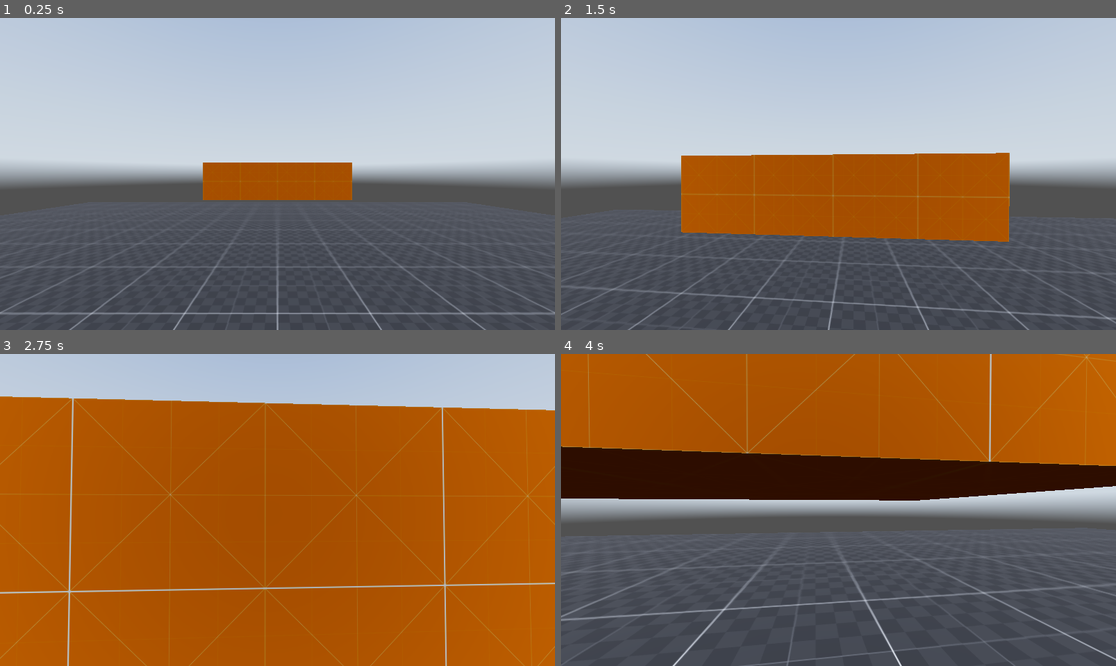
Above: before the commit, frames 1-4 (two rows, left to right).
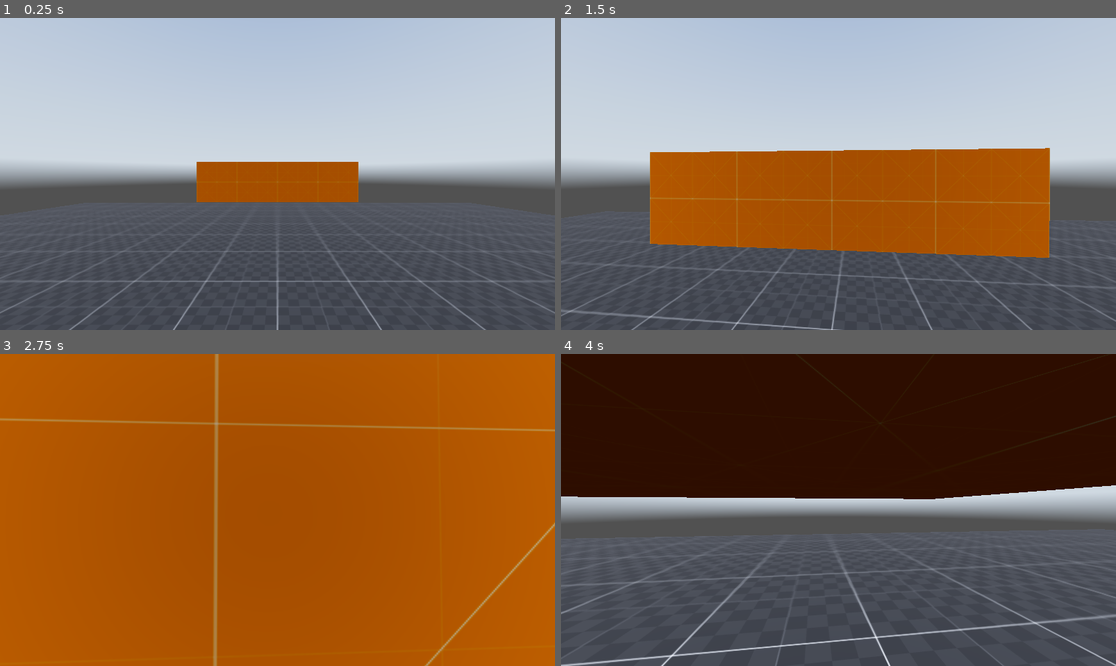
Above: after the commit, the same moments.

Repository: brubster/wolfspider
Game: Godot game, scene res://prototype.tscn
Two runs of this game, one before a commit and one after it. Both use one fixed random seed, a clock stepped at 60 frames per second and the inputs below. The engine's default icon, where the game draws it, is replaced by a stand-in: a white triangle on a blue panel in a dark square. A sky picture missing from this copy of the repository is replaced by a grey-blue gradient.
Inputs (mouse positions are in pixels of both pictures, inside the frame that each line leads up to):
- Up to frame 1 (0.25 s): no input
- Up to frame 2 (1.5 s): tap Enter at 0.5 s; move the mouse to (866, 174) at 0.52 s; hold C (crouch) 0.53-1.28 s; hold W (move_forward) from 0.53 s (still down); tap Space (jump) at 0.77 s; move the mouse to (810, 174) at 1.27 s; tap C (crouch) at 1.35 s
- Up to frame 3 (2.75 s): keep holding W (move_forward); tap Space (jump) at 1.52 s; move the mouse to (288, 503) at 2.02 s; hold Shift (sprint) from 2.03 s (still down); tap C (crouch) at 2.3 s
- Up to frame 4 (4 s): keep holding W (move_forward); move the mouse to (832, 516) at 2.77 s; release Shift (sprint) at 2.78 s; tap C (crouch) at 2.85 s; tap Space (jump) at 3.02, 3.77 s; move the mouse to (877, 513) at 3.52 s; hold C (crouch) from 3.53 s (still down)

The runs differ from the first frame. In frame 1, 1.9% of the frame differs, in the area x 0-100%, y 46-96%; in frame 2, 10%; in frame 3, 19%; in frame 4, 36%, in the area x 0-100%, y 0-100%.

Commit message:
Remove CrouchAnimationPlayer, fix bug where not holding crouch under an overhang allowed full walking speed

Diff:
--- a/src/player/player.gd
+++ b/src/player/player.gd
@@ -231,6 +231,6 @@
 
 
 func get_max_speed_ground() -> float:  # TODO: can this design be improved?
-	if Input.is_action_pressed(&"crouch"):
+	if _crouch_state != CrouchState.STANDING:
 		return MAX_VELOCITY_CROUCH
 	return MAX_VELOCITY_SPRINT if _wish_sprint else MAX_VELOCITY_WALK
--- a/src/player/player.tscn
+++ b/src/player/player.tscn
@@ -19,132 +19,6 @@
 [sub_resource type="CylinderShape3D" id="CylinderShape3D_g1dw6"]
 height = 0.8
 
-[sub_resource type="Animation" id="Animation_yw30f"]
-length = 0.001
-tracks/0/type = "value"
-tracks/0/imported = false
-tracks/0/enabled = true
-tracks/0/path = NodePath("Collider:shape:height")
-tracks/0/interp = 1
-tracks/0/loop_wrap = true
-tracks/0/keys = {
-"times": PackedFloat32Array(0),
-"transitions": PackedFloat32Array(1),
-"update": 0,
-"values": [1.6]
-}
-tracks/1/type = "value"
-tracks/1/imported = false
-tracks/1/enabled = true
-tracks/1/path = NodePath("Collider:position")
-tracks/1/interp = 1
-tracks/1/loop_wrap = true
-tracks/1/keys = {
-"times": PackedFloat32Array(0),
-"transitions": PackedFloat32Array(1),
-"update": 0,
-"values": [Vector3(0, 0.8, 0)]
-}
-tracks/2/type = "value"
-tracks/2/imported = false
-tracks/2/enabled = true
-tracks/2/path = NodePath("CameraPosition:position")
-tracks/2/interp = 1
-tracks/2/loop_wrap = true
-tracks/2/keys = {
-"times": PackedFloat32Array(0),
-"transitions": PackedFloat32Array(1),
-"update": 0,
-"values": [Vector3(0, 1.5, 0)]
-}
-
-[sub_resource type="Animation" id="Animation_qjkh3"]
-resource_name = "crouch_air"
-length = 0.1
-tracks/0/type = "value"
-tracks/0/imported = false
-tracks/0/enabled = true
-tracks/0/path = NodePath("Collider:shape:height")
-tracks/0/interp = 1
-tracks/0/loop_wrap = true
-tracks/0/keys = {
-"times": PackedFloat32Array(0, 0.1),
-"transitions": PackedFloat32Array(1, 1),
-"update": 0,
-"values": [1.6, 0.8]
-}
-tracks/1/type = "value"
-tracks/1/imported = false
-tracks/1/enabled = true
-tracks/1/path = NodePath("Collider:position")
-tracks/1/interp = 1
-tracks/1/loop_wrap = true
-tracks/1/keys = {
-"times": PackedFloat32Array(0, 0.1),
-"transitions": PackedFloat32Array(1, 1),
-"update": 0,
-"values": [Vector3(0, 0.8, 0), Vector3(0, 1.2, 0)]
-}
-tracks/2/type = "value"
-tracks/2/imported = false
-tracks/2/enabled = true
-tracks/2/path = NodePath("UncrouchShapecast:position")
-tracks/2/interp = 1
-tracks/2/loop_wrap = true
-tracks/2/keys = {
-"times": PackedFloat32Array(0, 0.1),
-"transitions": PackedFloat32Array(1, 1),
-"update": 0,
-"values": [Vector3(0, 0.8, 0), Vector3(0, 1.6, 0)]
-}
-
-[sub_resource type="Animation" id="Animation_g1dw6"]
-resource_name = "crouch_ground"
-length = 0.1
-tracks/0/type = "value"
-tracks/0/imported = false
-tracks/0/enabled = true
-tracks/0/path = NodePath("Collider:shape:height")
-tracks/0/interp = 1
-tracks/0/loop_wrap = true
-tracks/0/keys = {
-"times": PackedFloat32Array(0, 0.1),
-"transitions": PackedFloat32Array(1, 1),
-"update": 0,
-"values": [1.6, 0.8]
-}
-tracks/1/type = "value"
-tracks/1/imported = false
-tracks/1/enabled = true
-tracks/1/path = NodePath("Collider:position")
-tracks/1/interp = 1
-tracks/1/loop_wrap = true
-tracks/1/keys = {
-"times": PackedFloat32Array(0, 0.1),
-"transitions": PackedFloat32Array(1, 1),
-"update": 0,
-"values": [Vector3(0, 0.8, 0), Vector3(0, 0.4, 0)]
-}
-tracks/2/type = "value"
-tracks/2/imported = false
-tracks/2/enabled = true
-tracks/2/path = NodePath("CameraPosition:position")
-tracks/2/interp = 1
-tracks/2/loop_wrap = true
-tracks/2/keys = {
-"times": PackedFloat32Array(0, 0.1),
-"transitions": PackedFloat32Array(1, 1),
-"update": 0,
-"values": [Vector3(0, 1.5, 0), Vector3(0, 0.7, 0)]
-}
-
-[sub_resource type="AnimationLibrary" id="AnimationLibrary_yw30f"]
-_data = {
-&"RESET": SubResource("Animation_yw30f"),
-&"crouch_air": SubResource("Animation_qjkh3"),
-&"crouch_ground": SubResource("Animation_g1dw6")
-}
-
 [node name="Player" type="CharacterBody3D"]
 script = ExtResource("1_oul6g")
 
@@ -160,7 +34,7 @@
 collider = NodePath("../Collider")
 
 [node name="CameraPosition" type="Node3D" parent="."]
-transform = Transform3D(1, 0, 0, 0, 1, 0, 0, 0, 1, 0, 1.5, 0)
+transform = Transform3D(1, 0, 0, 0, 1, 0, 0, 0, 1, 0, 1.5, -0.4)
 
 [node name="CameraPivot" type="Node3D" parent="CameraPosition"]
 unique_name_in_owner = true
@@ -175,8 +49,3 @@
 transform = Transform3D(1, 0, 0, 0, -1, 8.74228e-08, 0, -8.74228e-08, -1, 0, 0.8, 0)
 shape = SubResource("CylinderShape3D_g1dw6")
 target_position = Vector3(0, -0.4, 0)
-
-[node name="CrouchAnimationPlayer" type="AnimationPlayer" parent="."]
-libraries = {
-&"": SubResource("AnimationLibrary_yw30f")
-}
Not shown: 1 places in src/player/player.tscn that only renumber resources
